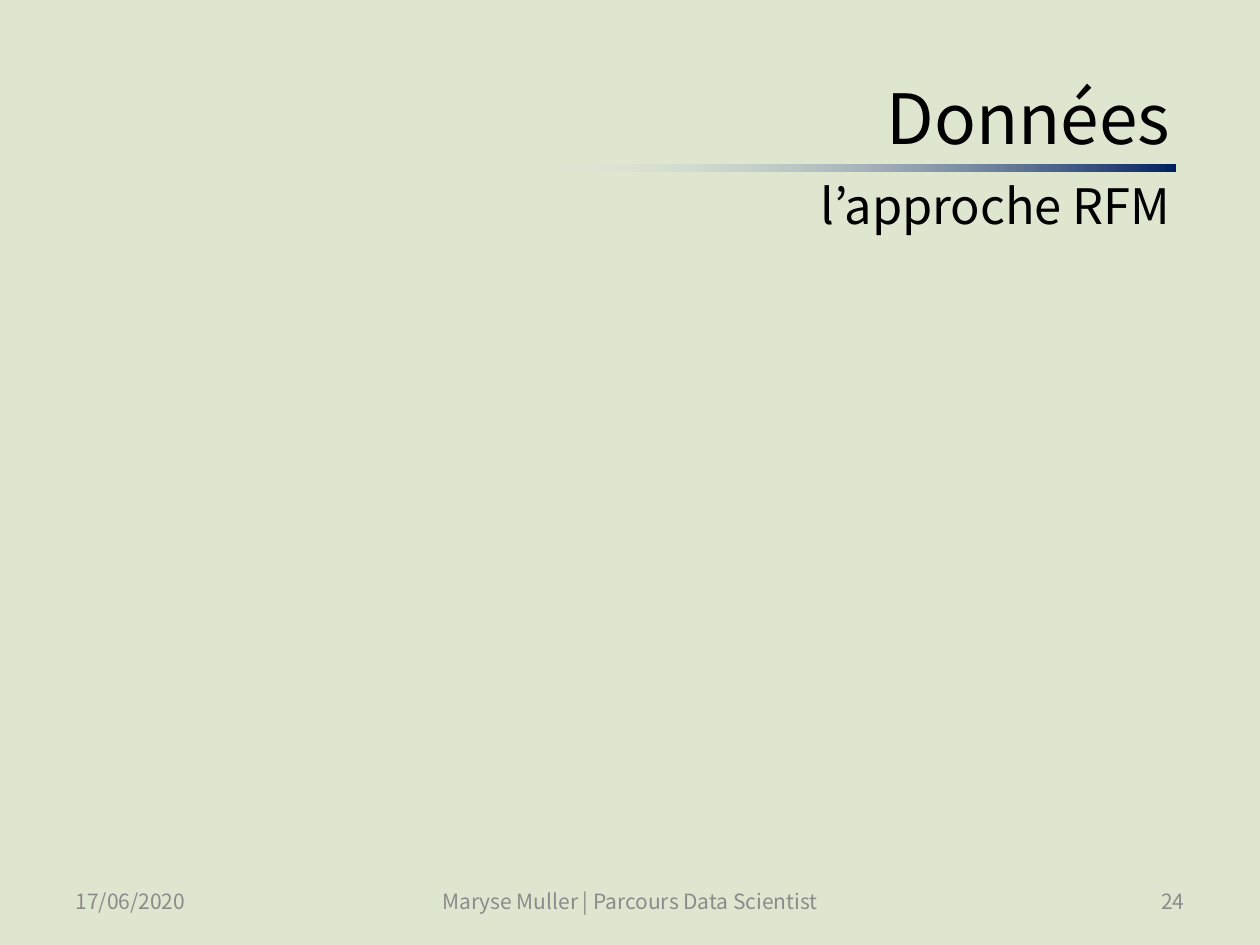
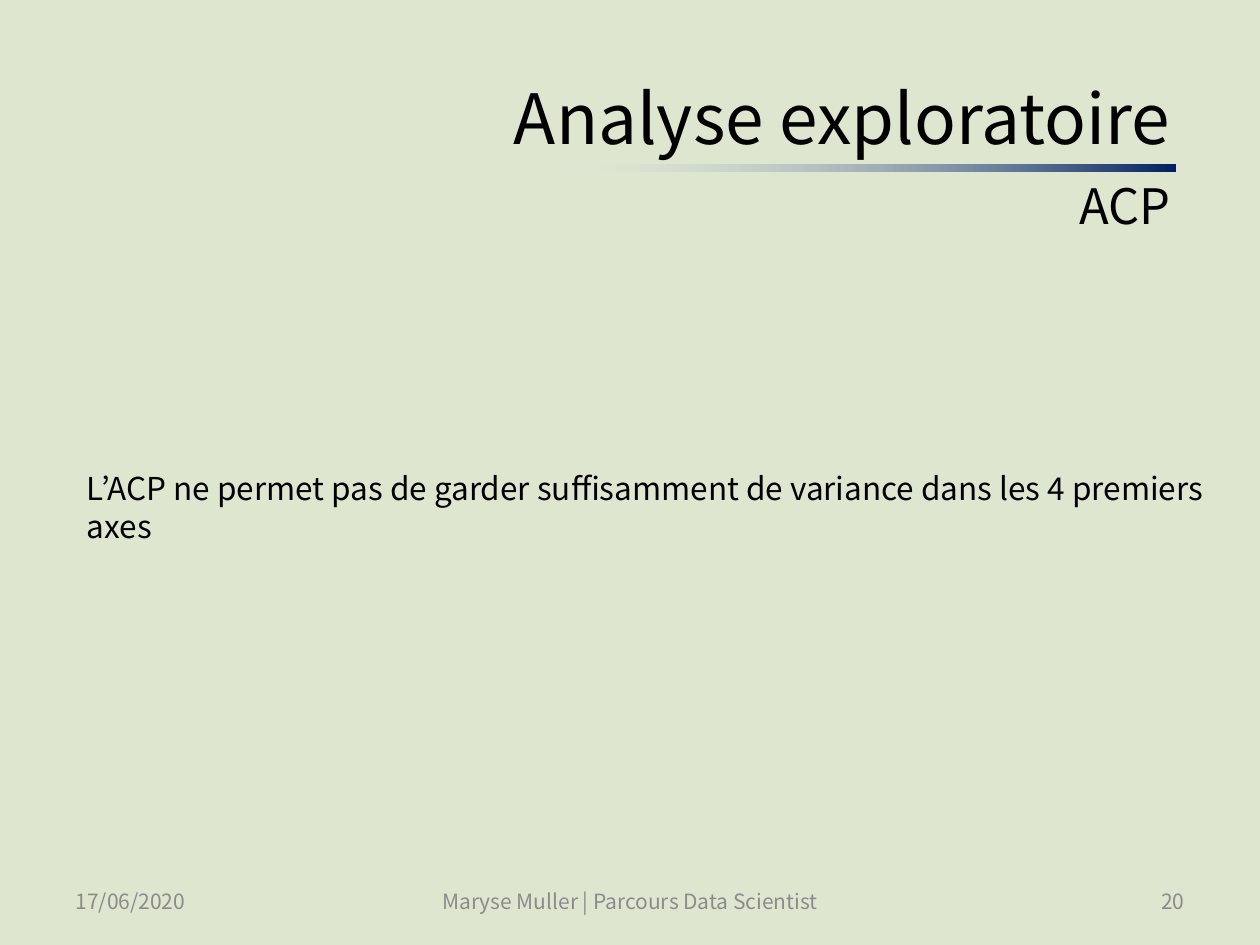
Before and after one commit to SmellyArmure/OC_DS_Project5, a slide deck: slide 20 of PRESENTATION/Projet5.pptx (slide 24 before the commit). Drawn at 1260x945 pixels with LibreOffice and Linux fonts; fonts in the diff are those of the drawing. Boxes give left, top, right and bottom in pixels: in the first picture for what was removed or moved away, otherwise in the second. Text is boxed around its words. In the diff, an @@ line names an element or a change of style, - is before the commit and + after.

Commit message:
P5_Cleaning_EDA_1 : entrepris de remettre certaines variables effacées, pas fini | Présentation : avancé dans données, modélisation, conclusions | étoffé results.pptx | P5_Clustering : refait tourner des modèles, ajouté les codes du AgglomerativeClustering et GaussianMixture

```diff
--- a/PRESENTATION/Projet5.pptx
+++ b/PRESENTATION/Projet5.pptx
@@ title at <box>514,89,1170,225</box>: text changed; size 27.9 to 39.6 pt @@
-Données
-l’approche RFM
+Analyse exploratoire
+ACP
@@ text added at <box>87,474,1203,508</box>, 18 pt, text #000000 @@
+L’ACP ne permet pas de garder suffisamment de variance dans les 4 premiers axes
@@ page number at <box>1161,893,1184,909</box>: text changed @@
-24
+20
```
Also in this commit, not shown: 15 other slides changed, 6 slides added, 9 other files.
